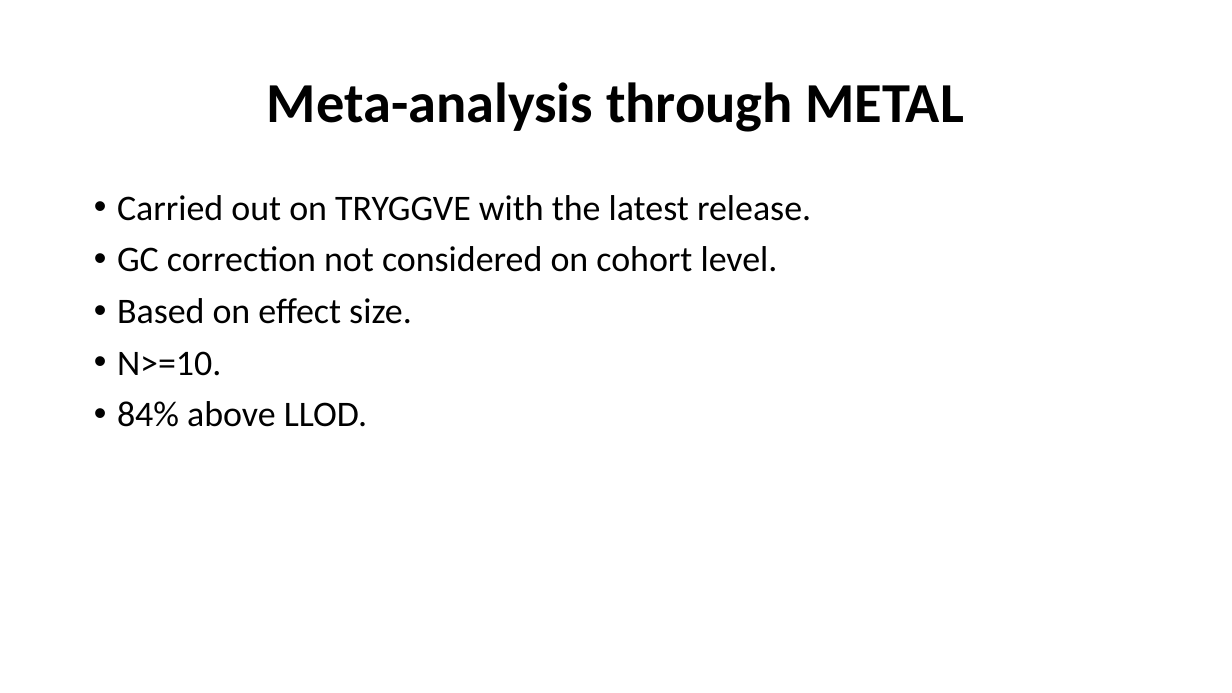
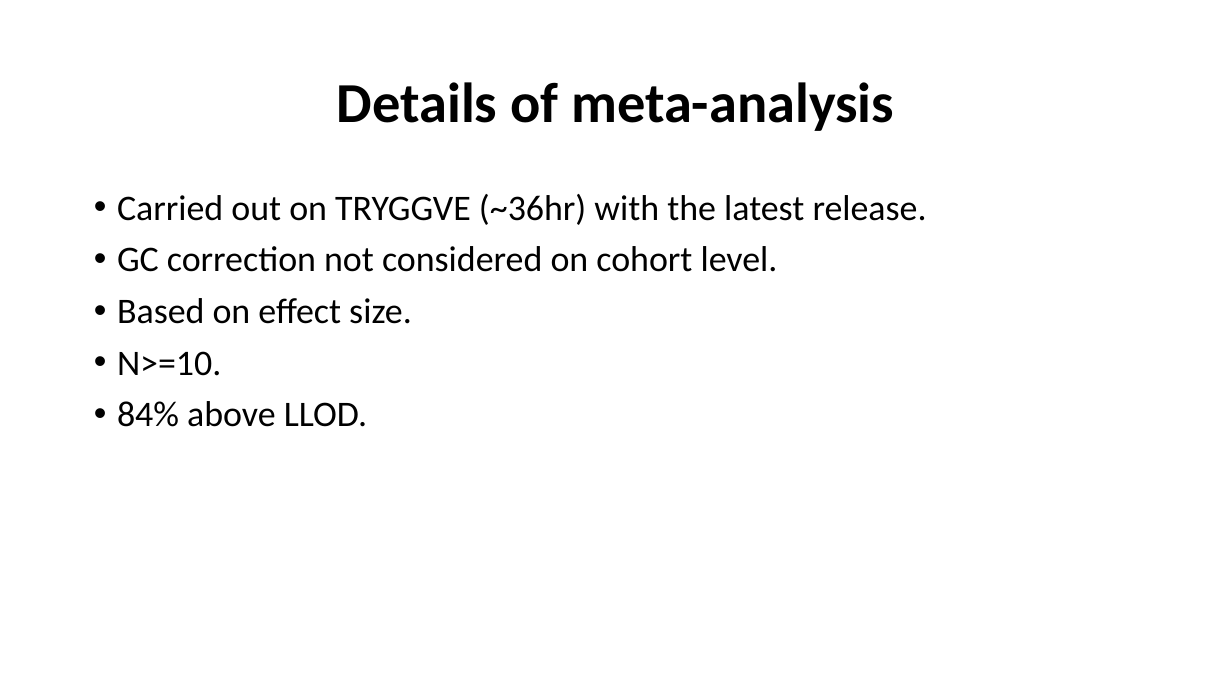
Before and after one commit to jinghuazhao/INF, a slide deck: slide 9 of doc/SCALLOP_INF1-120419.pptx (slide 7 before the commit). Drawn at 1232x693 pixels with LibreOffice and Linux fonts; fonts in the diff are those of the drawing. Boxes give left, top, right and bottom in pixels: in the first picture for what was removed or moved away, otherwise in the second. Text is boxed around its words. In the diff, an @@ line names an element or a change of style, - is before the commit and + after.

```diff
--- a/doc/SCALLOP_INF1-120419.pptx
+++ b/doc/SCALLOP_INF1-120419.pptx
@@ title at <box>337,82,894,131</box>: text changed @@
-Meta-analysis through METAL
+Details of meta-analysis
@@ text at <box>117,194,927,225</box>: text changed @@
-• Carried out on TRYGGVE with the latest release.
+• Carried out on TRYGGVE (~36hr) with the latest release.
```
Also in this commit, not shown: 3 other slides changed, 2 slides added.
